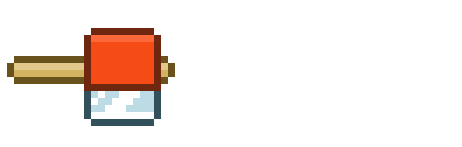
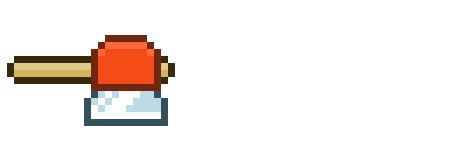
Revision of a layered (462, 147) image; what changed, layer by layer:
renamed "Layer 17 copy" to "Axe", painted on it over bbox(7, 28, 175, 126)
